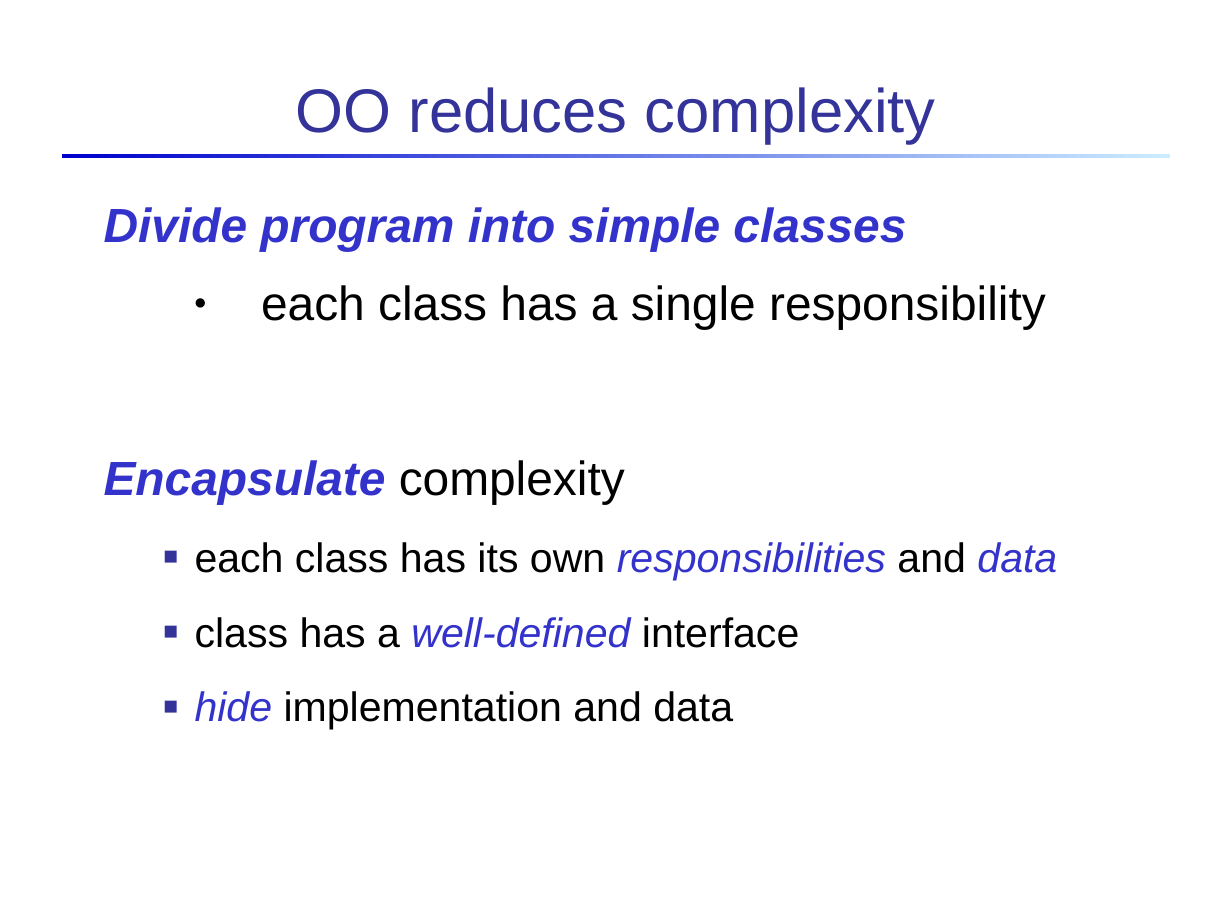
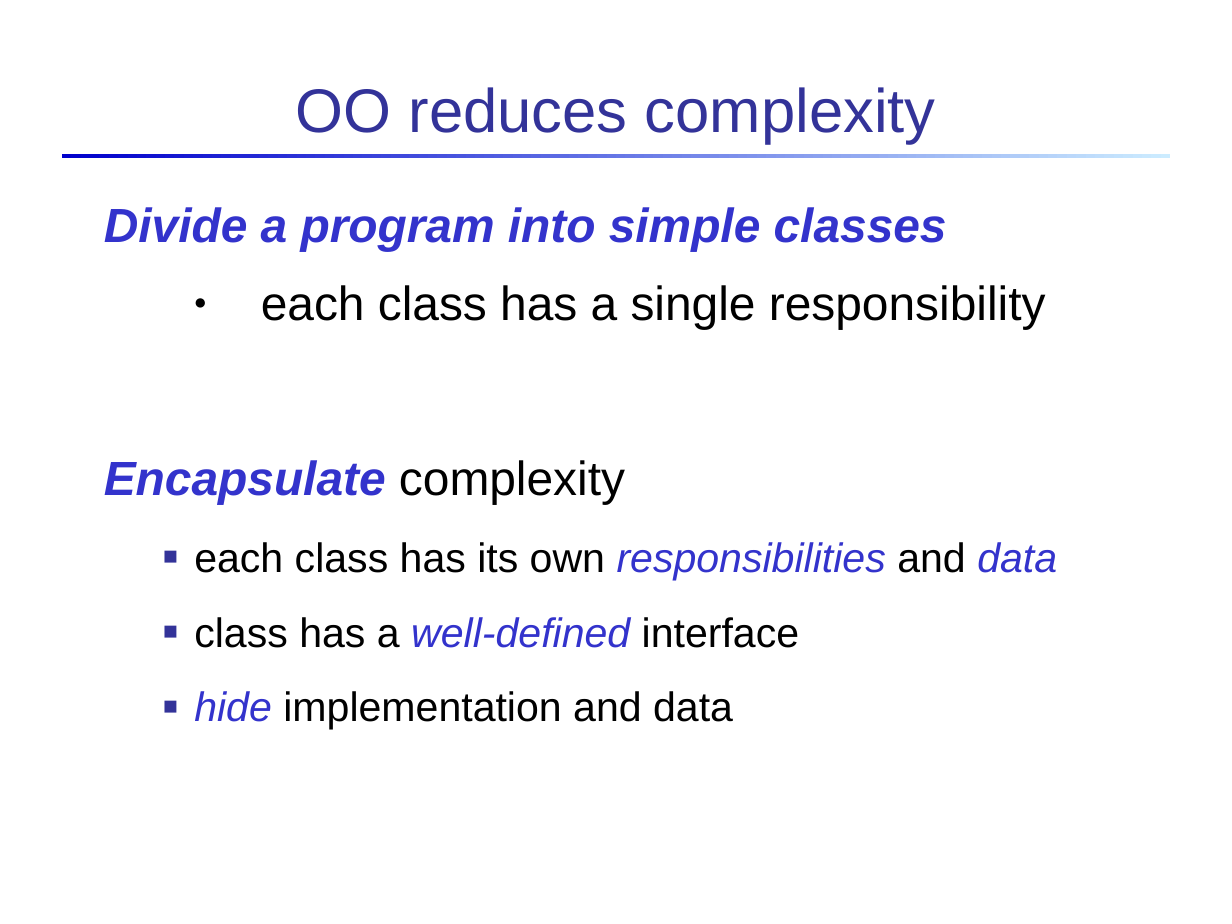
Before and after one commit to skeoop/skeoop.github.io, a slide deck: slide 8 of week1/3b-Why-Objects.ppt. Drawn at 1232x924 pixels with LibreOffice and Linux fonts; fonts in the diff are those of the drawing. Boxes give left, top, right and bottom in pixels: in the first picture for what was removed or moved away, otherwise in the second. Text is boxed around its words. In the diff, an @@ line names an element or a change of style, - is before the commit and + after.

```diff
--- a/week1/3b-Why-Objects.ppt
+++ b/week1/3b-Why-Objects.ppt
@@ text at bbox=[104, 207, 947, 251]: text changed @@
-Divide program into simple classes
+Divide a program into simple classes
```
Also in this commit, not shown: 3 other slides changed, 12 other files.
